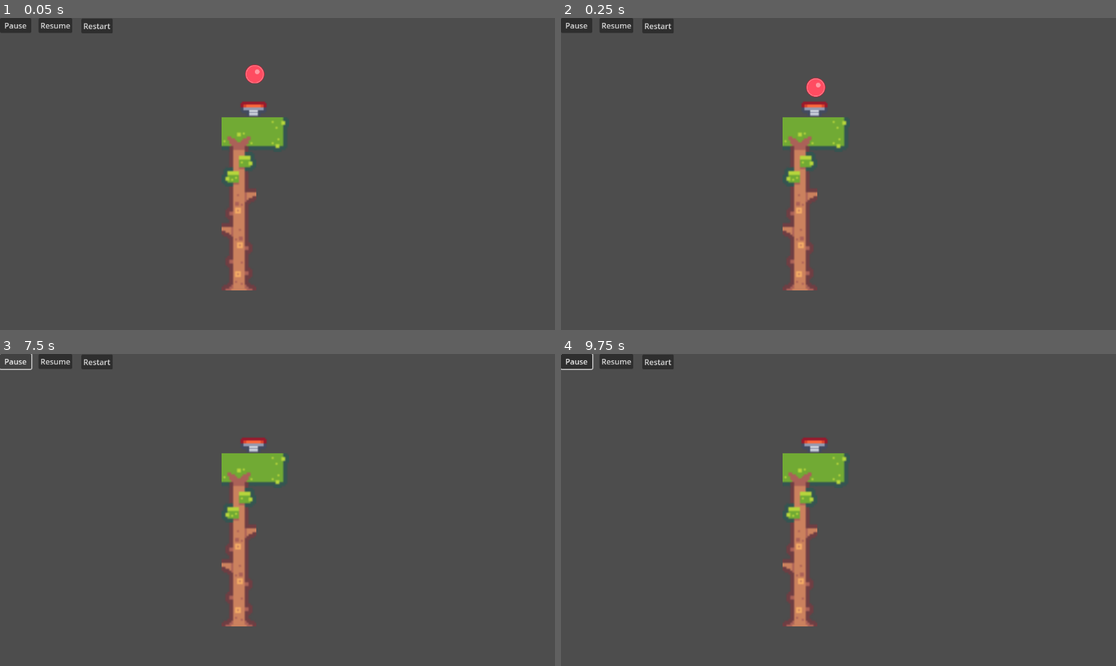
Above: before the commit, frames 1-4 (two rows, left to right).
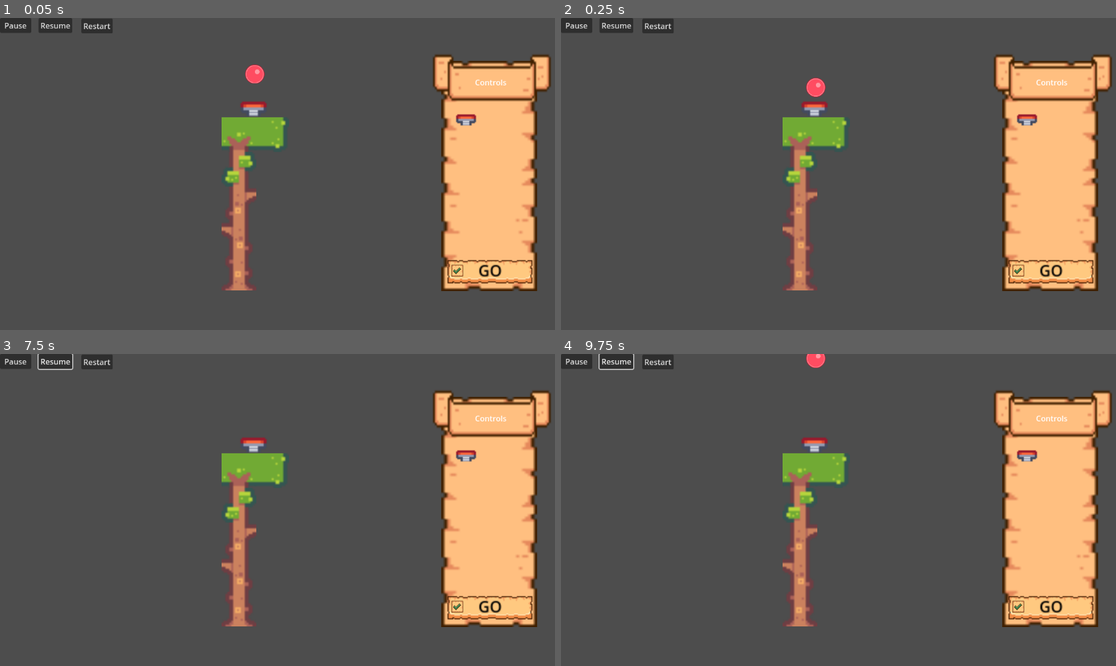
Above: after the commit, the same moments.

Repository: davidjmstewart/inyago
Game: Godot game, scene res://DemoLevel.tscn
Two runs of this game, one before a commit and one after it. Both use one fixed random seed, a clock stepped at 60 frames per second and the inputs below.
Inputs (mouse positions are in pixels of both pictures, inside the frame that each line leads up to):
- Up to frame 1 (0.05 s): no input
- Up to frame 2 (0.25 s): no input
- Up to frame 3 (7.5 s): click "Restart" at 0.5 s; click "Restart" at 1.25 s; click "Restart" at 2 s; click (488, 609) at 2.75 s, where only the run after the commit has a clickable "GO"; click (488, 609) at 3.5 s, where only the run after the commit has a clickable "GO"; click "Resume" at 4.25 s; click "Resume" at 5 s; click "Resume" at 5.75 s; click (488, 609) at 6.5 s, where only the run after the commit has a clickable "GO"; click "Pause" at 7.25 s
- Up to frame 4 (9.75 s): move the mouse to (960, 494) at 8.02 s; click (960, 494) at 8.17 s; move the mouse to (727, 525) at 8.77 s; click (727, 525) at 8.92 s; move the mouse to (894, 441) at 9.52 s; click (894, 441) at 9.67 s

The runs differ from the first frame. In frame 1, 13% of the frame differs, in the area x 77-100%, y 11-88%; in frame 2, 13%; in frame 3, 13%; in frame 4, 13%, in the area x 0-100%, y 0-88%.

Commit message:
Added game controls panel - currently there is a bug with dragging the spring prop into the game where it will also be drawing.

Diff:
--- a/game_src/DemoLevel.gd
+++ b/game_src/DemoLevel.gd
@@ -23,13 +23,15 @@
 	pass
 
 func _input(event: InputEvent) -> void:
-#	var props = get_tree().get_nodes_in_group("Props")
-#	var prop_is_being_placed = false
-#	if (len(props)):
-#		prop_is_being_placed = props.any(func (p): return p.get_interaction_state() == Types.PROP_INTERACTION_STATE.PLACING);
-
-#	if event is InputEventMouseButton and not (prop_is_being_placed or state == DRAWING_STATE.PROP_PLACEMENT):
-	if event is InputEventMouseButton and not (state == DRAWING_STATE.PROP_PLACEMENT):
+	var props = get_tree().get_nodes_in_group("Prop")
+	var prop_is_being_placed = false
+	if (len(props)):
+		prop_is_being_placed = props.any(func (p): return p.get_interaction_state() == Types.PROP_INTERACTION_STATE.PLACING);
+	print(prop_is_being_placed)
+	if (prop_is_being_placed):
+		return
+	if event is InputEventMouseButton and not (prop_is_being_placed or state == DRAWING_STATE.PROP_PLACEMENT):
+#	if event is InputEventMouseButton and not (state == DRAWING_STATE.PROP_PLACEMENT):
 		print(event)
 		if (event.pressed):
 			current_obstacle_scene = obstacle_scene.instantiate()
--- a/game_src/DemoLevel.tscn
+++ b/game_src/DemoLevel.tscn
@@ -1,13 +1,23 @@
-[gd_scene load_steps=7 format=3 uid="uid://cbi05mdjbbmy3"]
+[gd_scene load_steps=16 format=3 uid="uid://cbi05mdjbbmy3"]
 
 [ext_resource type="Texture2D" uid="uid://bnl4ike8pqc2b" path="res://assets/textures/ball_red_large.png" id="1_c0d06"]
 [ext_resource type="Script" path="res://DemoLevel.gd" id="1_m40wg"]
 [ext_resource type="Script" path="res://Ball.gd" id="2_fn7ww"]
 [ext_resource type="PackedScene" uid="uid://l11vx11p2myj" path="res://scenes/trees/TreeTypeA.tscn" id="3_wrths"]
 [ext_resource type="PackedScene" uid="uid://y4eybjy6i82l" path="res://scenes/props/spring.tscn" id="4_dwf4t"]
+[ext_resource type="Texture2D" uid="uid://ij8n2wbc3vbm" path="res://assets/textures/buttons/paper/UI_Paper_Button_Large_Press_02a1.png" id="6_2pxlb"]
+[ext_resource type="Texture2D" uid="uid://g27i3erdwciq" path="res://assets/textures/buttons/paper/UI_Paper_Banner_01_Downward.png" id="6_ikjn7"]
+[ext_resource type="Texture2D" uid="uid://rfhdb17x2m7k" path="res://assets/textures/buttons/paper/UI_Paper_Button_Large_Press_02a2.png" id="7_amcfp"]
+[ext_resource type="Texture2D" uid="uid://c4t6vcg6ysqn8" path="res://assets/textures/buttons/paper/UI_Paper_Button_Large_Press_02a3.png" id="8_0fsme"]
+[ext_resource type="Texture2D" uid="uid://di7cp2ap18ytr" path="res://assets/textures/buttons/paper/UI_Paper_Checkmark_Standard.png" id="10_87vx8"]
+[ext_resource type="Texture2D" uid="uid://byp0lyk6ufldf" path="res://assets/textures/buttons/paper/UI_Paper_Frame_01_Vertical.png" id="11_6nrda"]
+[ext_resource type="Texture2D" uid="uid://c4hqpt6o18dfg" path="res://assets/sprite_sheets/pixel_platformer/tiles.png" id="12_d6emw"]
+[ext_resource type="Script" path="res://scripts/SpringPlacementControl.gd" id="12_e61yt"]
 
 [sub_resource type="CircleShape2D" id="CircleShape2D_dhx0a"]
 radius = 20.025
+
+[sub_resource type="Theme" id="Theme_mo81q"]
 
 [node name="GameRoot" type="Node2D"]
 process_mode = 3
@@ -53,6 +63,93 @@
 offset_bottom = 32.0
 text = "Restart"
 
+[node name="GameControls" type="Control" parent="."]
+layout_mode = 3
+anchors_preset = 0
+offset_right = 40.0
+offset_bottom = 40.0
+
+[node name="GO_Button" type="TextureButton" parent="GameControls"]
+layout_mode = 0
+offset_left = 921.0
+offset_top = 495.0
+offset_right = 1017.0
+offset_bottom = 532.0
+scale = Vector2(2, 2)
+texture_normal = ExtResource("6_2pxlb")
+texture_pressed = ExtResource("8_0fsme")
+texture_hover = ExtResource("7_amcfp")
+
+[node name="Label" type="Label" parent="GameControls/GO_Button"]
+layout_mode = 0
+offset_left = 36.0
+offset_top = 3.0
+offset_right = 72.0
+offset_bottom = 29.0
+theme = SubResource("Theme_mo81q")
+theme_override_colors/font_color = Color(0, 0, 0, 1)
+text = "GO"
+
+[node name="Check" type="TextureRect" parent="GameControls/GO_Button"]
+layout_mode = 0
+offset_left = 6.0
+offset_top = 7.0
+offset_right = 38.0
+offset_bottom = 39.0
+scale = Vector2(0.5, 0.5)
+texture = ExtResource("10_87vx8")
+
+[node name="ControlsBackground" type="TextureRect" parent="GameControls"]
+z_index = -1
+layout_mode = 0
+offset_left = 916.0
+offset_top = 89.0
+offset_right = 1115.0
+offset_bottom = 567.0
+texture = ExtResource("11_6nrda")
+
+[node name="Banner" type="Control" parent="GameControls"]
+anchors_preset = 0
+offset_left = 929.0
+offset_top = 93.0
+offset_right = 1114.0
+offset_bottom = 169.0
+
+[node name="BannerTexture" type="TextureRect" parent="GameControls/Banner"]
+layout_mode = 0
+offset_left = -91.0
+offset_top = -45.0
+offset_right = 275.0
+offset_bottom = 107.0
+texture = ExtResource("6_ikjn7")
+
+[node name="Label" type="Label" parent="GameControls/Banner"]
+layout_mode = 0
+offset_left = 57.0
+offset_top = 29.0
+offset_right = 123.0
+offset_bottom = 55.0
+text = "Controls"
+
+[node name="SpringSprite" type="Sprite2D" parent="GameControls"]
+position = Vector2(968, 202)
+scale = Vector2(2.28947, 2.28947)
+texture = ExtResource("12_d6emw")
+hframes = 20
+vframes = 9
+frame = 107
+
+[node name="SpringPlacementControl" type="Control" parent="GameControls/SpringSprite"]
+layout_mode = 3
+anchors_preset = 0
+offset_left = -11.0
+offset_top = -2.0
+offset_right = 10.0
+offset_bottom = 11.0
+script = ExtResource("12_e61yt")
+
 [connection signal="pressed" from="Pause" to="." method="_on_button_pressed"]
 [connection signal="pressed" from="Resume" to="." method="_on_resume_pressed"]
 [connection signal="pressed" from="Restart" to="." method="_on_restart_pressed"]
+[connection signal="gui_input" from="GameControls/SpringSprite/SpringPlacementControl" to="GameControls/SpringSprite/SpringPlacementControl" method="_on_gui_input"]
+[connection signal="mouse_entered" from="GameControls/SpringSprite/SpringPlacementControl" to="GameControls/SpringSprite/SpringPlacementControl" method="_on_mouse_entered"]
--- a/game_src/scenes/props/spring.tscn
+++ b/game_src/scenes/props/spring.tscn
@@ -47,38 +47,38 @@
 scale = Vector2(3, 3)
 script = ExtResource("1_5cdqg")
 
-[node name="Area2D" type="Area2D" parent="."]
+[node name="SpringArea" type="Area2D" parent="."]
 script = ExtResource("2_k478r")
 
-[node name="CollisionShape2D" type="CollisionShape2D" parent="Area2D"]
+[node name="CollisionShape2D" type="CollisionShape2D" parent="SpringArea"]
 position = Vector2(0, 3.83333)
 shape = SubResource("RectangleShape2D_bo4y8")
 
-[node name="SpringSprite" type="Sprite2D" parent="Area2D"]
+[node name="SpringSprite" type="Sprite2D" parent="SpringArea"]
 texture = ExtResource("3_5tv2t")
 hframes = 20
 vframes = 9
 frame = 107
 
-[node name="AnimationPlayer" type="AnimationPlayer" parent="Area2D"]
+[node name="AnimationPlayer" type="AnimationPlayer" parent="SpringArea"]
 libraries = {
 "": SubResource("AnimationLibrary_8c5ko")
 }
 
-[node name="Raycasts" type="Node2D" parent="."]
+[node name="RayCasts" type="Node2D" parent="."]
 
-[node name="RayCastDown" type="RayCast2D" parent="Raycasts"]
+[node name="RayCastDown" type="RayCast2D" parent="RayCasts"]
 target_position = Vector2(-16.6667, 0)
 
-[node name="RayCastLeft" type="RayCast2D" parent="Raycasts"]
+[node name="RayCastLeft" type="RayCast2D" parent="RayCasts"]
 target_position = Vector2(0, 16.6667)
 
-[node name="RayCastRight" type="RayCast2D" parent="Raycasts"]
+[node name="RayCastRight" type="RayCast2D" parent="RayCasts"]
 target_position = Vector2(14.6667, 0)
 
-[node name="RayCastUp" type="RayCast2D" parent="Raycasts"]
+[node name="RayCastUp" type="RayCast2D" parent="RayCasts"]
 position = Vector2(0, 0.333333)
 target_position = Vector2(0, -9.66667)
 
-[connection signal="body_entered" from="Area2D" to="Area2D" method="_on_body_entered"]
-[connection signal="body_exited" from="Area2D" to="Area2D" method="_on_body_exited"]
+[connection signal="body_entered" from="SpringArea" to="SpringArea" method="_on_body_entered"]
+[connection signal="body_exited" from="SpringArea" to="SpringArea" method="_on_body_exited"]
--- /dev/null
+++ b/game_src/scripts/SpringPlacementControl.gd
@@ -0,0 +1,34 @@
+extends Control
+
+var spring_scene = load("res://scenes/props/spring.tscn");
+var spring_scenes = []
+var current_spring_scene = null;
+
+signal spring_being_placed
+signal spring_placed
+
+# Called when the node enters the scene tree for the first time.
+func _ready():
+	pass # Replace with function body.
+
+
+# Called every frame. 'delta' is the elapsed time since the previous frame.
+func _process(delta):
+	pass
+
+
+func _on_gui_input(event):
+	if event is InputEventMouseButton:
+		if (event.pressed):
+			var new_spring_scene = spring_scene.instantiate()
+#			new_spring_scene.set_interaction_state(0)
+			current_spring_scene = new_spring_scene;
+			get_tree().get_root().add_child(new_spring_scene)
+			new_spring_scene.set_interaction_state(Types.PROP_INTERACTION_STATE.PLACING)
+			spring_being_placed.emit()
+
+
+
+func _on_mouse_entered():
+	set_default_cursor_shape(Control.CURSOR_POINTING_HAND  )
+	pass # Replace with function body.
Binary file added: game_src/assets/textures/buttons/paper/UI_Paper_Banner_01_Downward.png
Not shown, added: game_src/assets/textures/buttons/paper/UI_Paper_Banner_01_Downward.png.import
Binary file added: game_src/assets/textures/buttons/paper/UI_Paper_Button_Large_Press_02a1.png
Not shown, added: game_src/assets/textures/buttons/paper/UI_Paper_Button_Large_Press_02a1.png.import
Binary file added: game_src/assets/textures/buttons/paper/UI_Paper_Button_Large_Press_02a2.png
Not shown, added: game_src/assets/textures/buttons/paper/UI_Paper_Button_Large_Press_02a2.png.import
Binary file added: game_src/assets/textures/buttons/paper/UI_Paper_Button_Large_Press_02a3.png
Not shown, added: game_src/assets/textures/buttons/paper/UI_Paper_Button_Large_Press_02a3.png.import
Binary file added: game_src/assets/textures/buttons/paper/UI_Paper_Button_Large_Press_02a4.png
Not shown, added: game_src/assets/textures/buttons/paper/UI_Paper_Button_Large_Press_02a4.png.import
Binary file added: game_src/assets/textures/buttons/paper/UI_Paper_Checkmark_Standard.png
Not shown, added: game_src/assets/textures/buttons/paper/UI_Paper_Checkmark_Standard.png.import
(and 2 more such lines)
